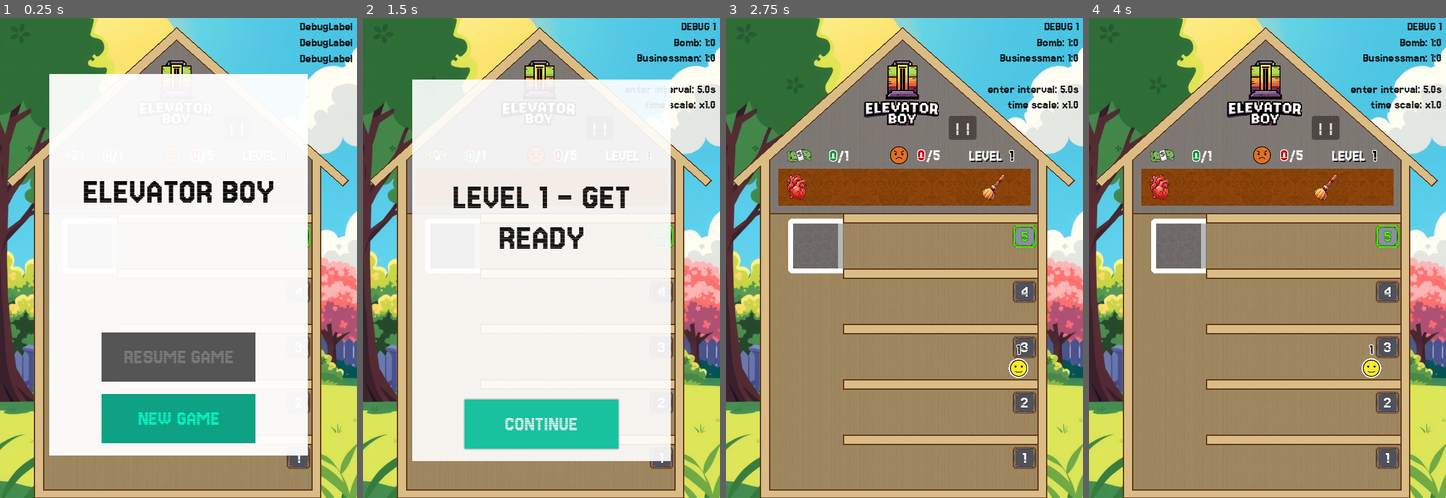
Above: before the commit, frames 1-4 (left to right).
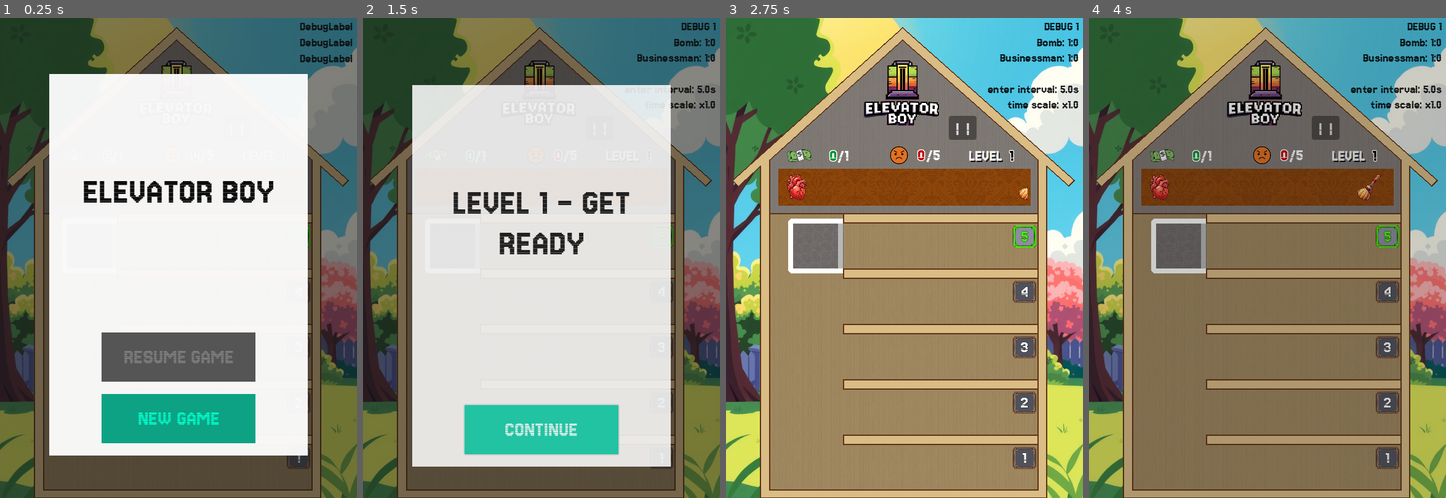
Above: after the commit, the same moments.

Repository: gilad905/elevator-boy
Game: Godot game, scene res://scenes/main.tscn
Two runs of this game, one before a commit and one after it. Both use one fixed random seed, a clock stepped at 60 frames per second and the inputs below.
Inputs:
- Up to frame 1 (0.25 s): no input
- Up to frame 2 (1.5 s): click "NEW GAME" at 0.5 s; click "CONTINUE" at 1.25 s
- Up to frame 3 (2.75 s): hold Up (elevator_move_up) from 2.03 s (still down); tap Space (door_toggle) at 2.1 s
- Up to frame 4 (4 s): release Up (elevator_move_up) at 2.75 s; click "| |" at 2.75 s; click "CONTINUE" at 3.5 s

The runs differ from the first frame. In frame 1, 41% of the frame differs, in the area x 0-100%, y 0-100%; in frame 2, 45%; in frame 3, 0.4%; in frame 4, 72%.

Commit message:
refactor: update scene configurations and add foreground handling

Diff:
--- a/scenes/main.tscn
+++ b/scenes/main.tscn
@@ -21,6 +21,7 @@
 [ext_resource type="PackedScene" uid="uid://dvwnl8ut4fgso" path="res://scenes/debug_label.tscn" id="14_p4ui5"]
 [ext_resource type="Script" uid="uid://dxu0yaltx4clx" path="res://scripts/debug.gd" id="18_n87vm"]
 [ext_resource type="Script" uid="uid://byxa5dh1b7vrc" path="res://scripts/globals/nodes.gd" id="20_digeb"]
+[ext_resource type="Script" uid="uid://402gk7hbu2n3" path="res://scripts/foreground.gd" id="21_pm3ni"]
 [ext_resource type="PackedScene" uid="uid://petc2tsv10q2" path="res://scenes/modal.tscn" id="23_modal"]
 
 [sub_resource type="StyleBoxFlat" id="StyleBoxFlat_pause_normal"]
@@ -303,10 +304,24 @@
 [node name="Dynamic" parent="Debug" instance=ExtResource("14_p4ui5")]
 layout_mode = 2
 
-[node name="Foreground" type="Node2D" parent="."]
+[node name="Foreground" type="ColorRect" parent="."]
+process_mode = 2
+visible = false
+anchors_preset = 15
+anchor_right = 1.0
+anchor_bottom = 1.0
+offset_right = 580.0
+offset_bottom = 780.0
+grow_horizontal = 2
+grow_vertical = 2
+size_flags_horizontal = 3
+size_flags_vertical = 3
+color = Color(0.0745098, 0.0745098, 0.0745098, 0.615686)
+script = ExtResource("21_pm3ni")
 
 [node name="Modal" parent="Foreground" instance=ExtResource("23_modal")]
 visible = false
+layout_mode = 0
 
 [node name="Timers" type="Node" parent="."]
 
--- a/scenes/modal.tscn
+++ b/scenes/modal.tscn
@@ -3,7 +3,6 @@
 [ext_resource type="Script" uid="uid://13n2mq03rhne" path="res://scripts/modal.gd" id="1_script"]
 
 [node name="Modal" type="MarginContainer"]
-process_mode = 2
 offset_right = 580.0
 offset_bottom = 780.0
 theme_override_constants/margin_left = 80
--- /dev/null
+++ b/scripts/foreground.gd
@@ -0,0 +1,18 @@
+extends ColorRect
+
+func show_foreground() -> void:
+	show()
+
+	self.self_modulate.a = 0
+	var tween = create_tween()
+	tween.tween_property(self , "self_modulate:a", 1.0, 0.5) \
+		.set_trans(Tween.TRANS_CUBIC).set_ease(Tween.EASE_OUT)
+	await tween.finished
+
+func hide_foreground() -> void:
+	var tween = create_tween()
+	tween.tween_property(self , "self_modulate:a", 0.0, 0.5) \
+		.set_trans(Tween.TRANS_CUBIC).set_ease(Tween.EASE_IN)
+	await tween.finished
+
+	hide()
--- a/scripts/globals/nodes.gd
+++ b/scripts/globals/nodes.gd
@@ -4,7 +4,7 @@
 static var Floors: Node2D
 static var Elevator: Node2D
 static var Closet: Control
-static var Foreground: Node2D
+static var Foreground: ColorRect
 
 func _enter_tree() -> void:
 	var path = "/root/Main/%s"
--- a/scripts/modal.gd
+++ b/scripts/modal.gd
@@ -12,9 +12,15 @@
 }
 
 var _buttons: Dictionary = {}
+var menu;
+var prompt;
+var image;
 
 func _ready() -> void:
-	var menu = $Content/MarginContainer/Menu
+	menu = $Content/MarginContainer/Menu
+	prompt = $Content/Prompt
+	image = $Content/MarginContainer/Image
+
 	for id in BUTTONS:
 		var button = BUTTON_SCENE.instantiate()
 		button.name = id
@@ -28,9 +34,6 @@
 func _show(text: String = "", texture: Texture2D = null) -> void:
 	get_tree().paused = true
 
-	var prompt = $Content/Prompt
-	var image = $Content/MarginContainer/Image
-
 	prompt.visible = text != ""
 	prompt.text = text
 
@@ -38,15 +41,16 @@
 	if texture:
 		image.texture = texture
 
-	modulate.a = 0
+	self.modulate.a = 0
 	self.position.y = SLIDE_OFFSET
 	show()
 
 	var tween = create_tween().set_parallel(true)
 	tween.tween_property(self , "modulate:a", 1.0, ANIM_DURATION) \
 		.set_trans(Tween.TRANS_CUBIC).set_ease(Tween.EASE_OUT)
-	tween.tween_property(self, "position:y", 0.0, ANIM_DURATION) \
+	tween.tween_property(self , "position:y", 0.0, ANIM_DURATION) \
 		.set_trans(Tween.TRANS_CUBIC).set_ease(Tween.EASE_OUT)
+	await Nodes.Foreground.show_foreground()
 
 func show_modal(text: String = "", texture: Texture2D = null) -> Signal:
 	_set_visible_buttons(["continue"])
@@ -63,9 +67,9 @@
 	var tween = create_tween().set_parallel(true)
 	tween.tween_property(self , "modulate:a", 0.0, ANIM_DURATION) \
 		.set_trans(Tween.TRANS_CUBIC).set_ease(Tween.EASE_IN)
-	tween.tween_property(self, "position:y", SLIDE_OFFSET, ANIM_DURATION) \
+	tween.tween_property(self , "position:y", SLIDE_OFFSET, ANIM_DURATION) \
 		.set_trans(Tween.TRANS_CUBIC).set_ease(Tween.EASE_IN)
-	await tween.finished
+	await Nodes.Foreground.hide_foreground()
 	hide()
 
 func _set_visible_buttons(visible_ids: Array) -> void:
Not shown: 1 places in scenes/main.tscn that only renumber resources
